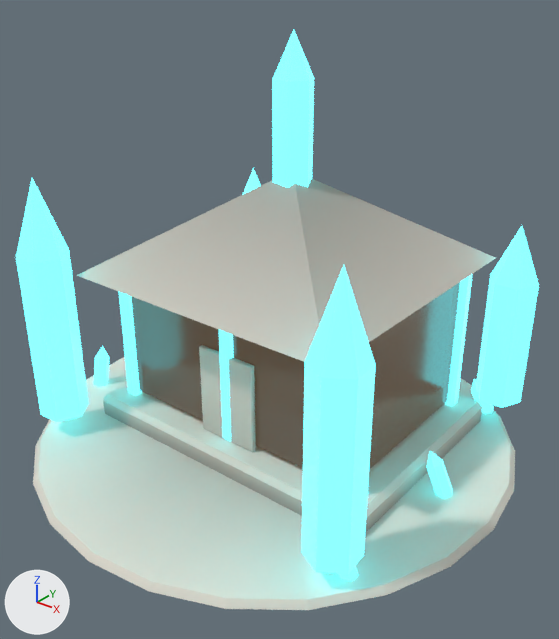
Two versions of the glTF model empire/assets/models/bld_ledyanoy_chertog.glb, one commit apart.
One viewpoint serves both versions: a 50 mm camera at (1.58, -1.95, 1.69) aimed at (0.07, -0.06, 0.52). Lighting does not change. The marker at lower left points along +X, +Y and +Z. The first picture is the older version. Vertices at exactly the same position are counted once.

The older version as bpy lines, for what is in view:
```python
me_ledyanoy_chertog = bpy.data.meshes.new('ledyanoy_chertog')
me_ledyanoy_chertog.from_pydata(...)  # 413 vertices, 738 faces; spans x -0.9..0.9, y -0.9..0.9, z 0.0..1.45
# faces by material slot: [188, 44, 506]
me_ledyanoy_chertog.materials.append(mat_m_paint_white)
me_ledyanoy_chertog.materials.append(mat_m_window)
me_ledyanoy_chertog.materials.append(mat_m_glow)
ob_ledyanoy_chertog = bpy.data.objects.new('ledyanoy_chertog', me_ledyanoy_chertog)
ob_ledyanoy_chertog.location = (0.0, 0.0, 0.0)
```
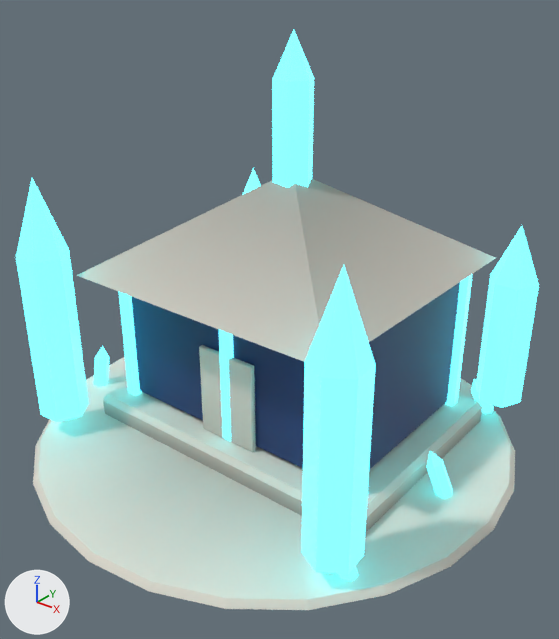
Edits to the bpy script that builds the scene:
```text
Add mat_m_paint_blue:
    mat_m_paint_blue = bpy.data.materials.new('M_paint_blue')
    # nodes: BsdfPrincipled, Mix, OutputMaterial, VertexColor
    # colours: blue #275099, mixed with the vertex colours
Change me_ledyanoy_chertog:
    where me_ledyanoy_chertog.from_pydata(...)  # 413 vertices, 738 faces; spans x -0.9..0.9, y -0.9..0.9, z 0.0..1.45
    used by ob_ledyanoy_chertog; location = (0.0, 0.0, 0.0)
    me_ledyanoy_chertog part 1: all 44 faces that had it switch from mat_m_window to mat_m_paint_blue
```

What differs and where, as boxes (x1, y1, x2, y2) in the pictures (559 x 639 px):
part 1 of me_ledyanoy_chertog, recoloured (darker): (131, 282, 460, 469) in both
